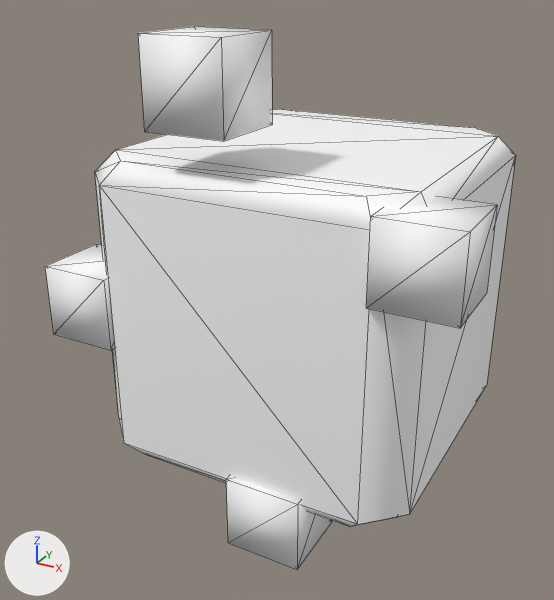
Two versions of the FBX model Reference/Resource/Mesh/Animation/Effect/E_BS_Normal.fbx, one commit apart.
One viewpoint serves both versions: a camera (50 mm lens) standing at (0.00441, -0.00903, 0.00425) and looking at (-0.00047, -0.00017, -0.00018). Arrows for +X, +Y and +Z are at lower left; the lights stay in place. Mesh edges are drawn as thin lines. Where no turn or scale is listed for an object, it has been applied to the vertices. Vertices at the same position are counted once.

Names of what the first picture shows: 'impact1', 'model1', 'model2', 'model3', 'model4'.
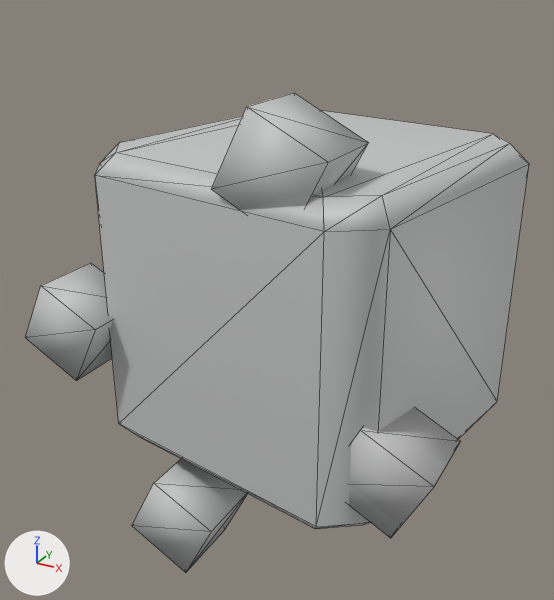
ob_model_scale is not drawn itself; it is the parent of ob_model4, ob_model2, ob_model1, ob_model3.

Where the change shows, as pixel boxes [x1, y1, x2, y2] in the pictures (554 x 600 px):
'impact1', surface changed, recoloured, turned (white to grey): before [95, 109, 516, 527]; after [95, 111, 529, 529]
'model2', surface changed, turned: before [138, 26, 272, 141]; after [132, 459, 247, 573]
'model4', surface changed, turned: before [366, 196, 497, 328]; after [25, 263, 114, 381]
'model3', surface changed, turned: before [226, 476, 332, 570]; after [211, 93, 369, 210]
'model1', surface changed, turned: before [45, 244, 114, 350]; after [349, 407, 461, 538]

Edits to the bpy script that builds the scene:
```text
Add img_e_bs_normal_png:
    img_e_bs_normal_png = load_image('E_BS_Normal.png', 'E_BS_Normal.png', 1024, 1024, 'sRGB')
Change mat_lambert1:
    remove mat_lambert1.base_color = (1.0, 1.0, 1.0)  # white #ffffff
    mat_lambert1.roughness: 0.553 -> 0.5
    add mat_lambert1.texture = img_e_bs_normal_png  # with its transparency
Change me_impact1:
    where me_impact1.from_pydata(...)  # 32 vertices, 60 faces; spans x -0.148..0.148, y -0.139..0.14, z -0.148..0.148
    used by ob_impact1; parent = ob_e_bs_normal; location = (0.0, 0.0, 0.0); scale = (1.5, 1.5, 1.5)
    me_impact1 part 1: vertex colours changed
Change ob_model_scale:
    ob_model_scale.rotation_euler: (0.0, 0.0, 0.0) -> (0.0, 0.0, 2.676)  # degrees (0, 0, 0) -> degrees (0, 0, 153)
Change ob_impact1:
    ob_impact1.rotation_euler: (0.0, 0.0, 0.0) -> (0.0, 1.396, 0.0)  # degrees (0, 0, 0) -> degrees (0, 80, 0)
```
